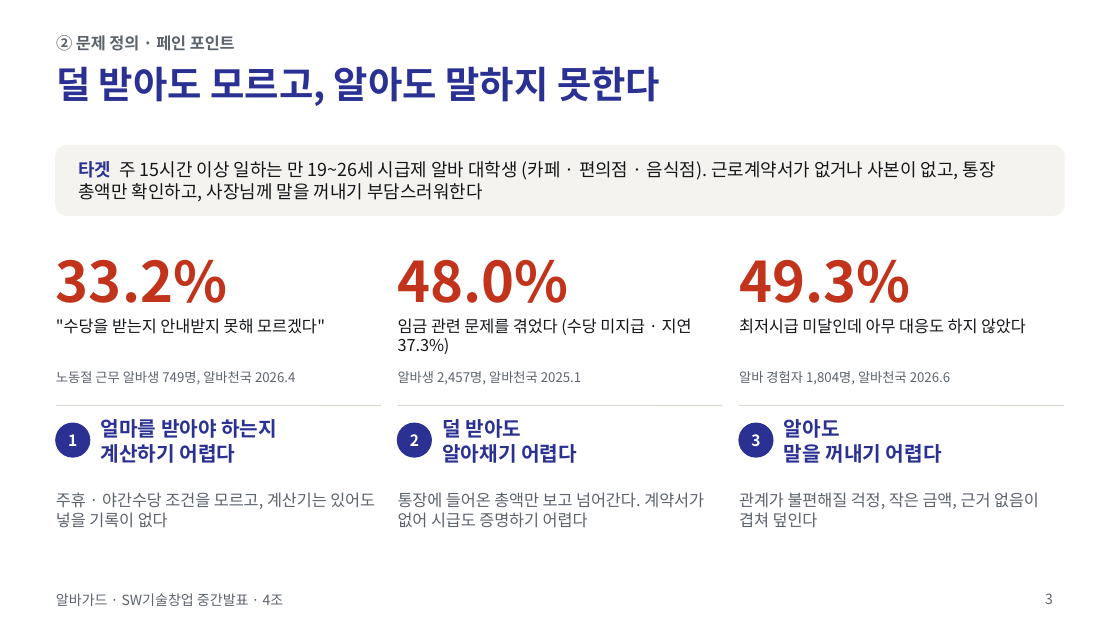
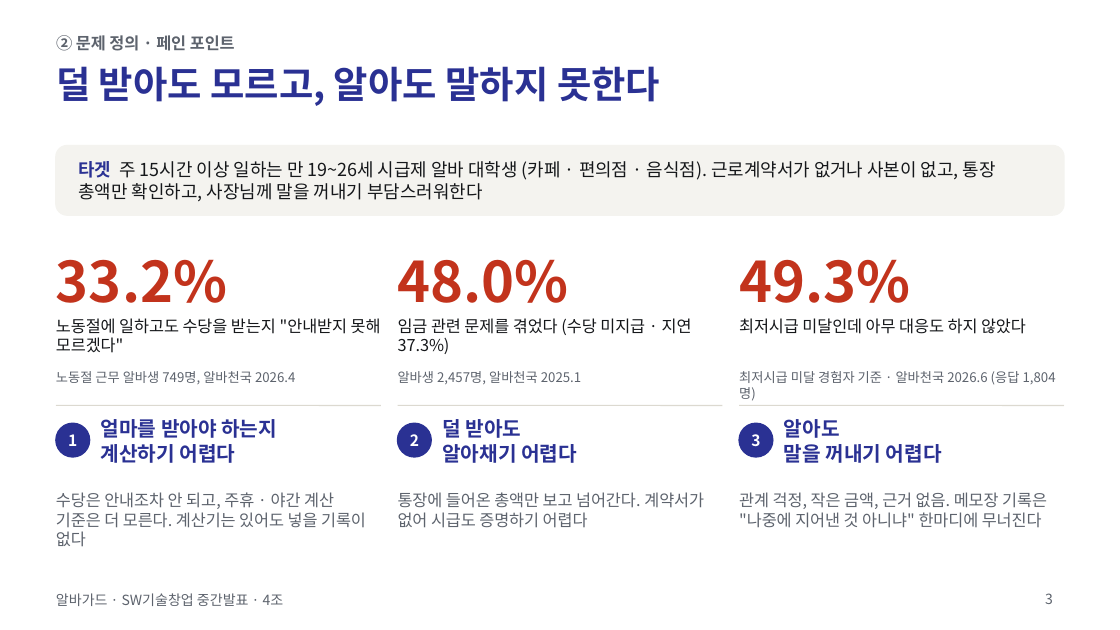
Before and after one commit to jihooni217/albaguard, a slide deck: slide 3 of docs/06_중간발표_PPT.pptx. Drawn at 1120x630 pixels with LibreOffice and Linux fonts; fonts in the diff are those of the drawing. Boxes give left, top, right and bottom in pixels: in the first picture for what was removed or moved away, otherwise in the second. Text is boxed around its words. In the diff, an @@ line names an element or a change of style, - is before the commit and + after.

```diff
--- a/docs/06_중간발표_PPT.pptx
+++ b/docs/06_중간발표_PPT.pptx
@@ text at (x1=56, y1=318, x2=381, y2=353): text changed @@
-"수당을 받는지 안내받지 못해 모르겠다"
+노동절에 일하고도 수당을 받는지 "안내받지 못해 모르겠다"
@@ text at (x1=739, y1=371, x2=1056, y2=385): text changed @@
-알바 경험자 1,804명, 알바천국 2026.6
+최저시급 미달 경험자 기준 · 알바천국 2026.6 (응답 1,804명)
@@ text at (x1=56, y1=492, x2=366, y2=547): text changed @@
-주휴 · 야간수당 조건을 모르고, 계산기는 있어도 넣을 기록이 없다
+수당은 안내조차 안 되고, 주휴 · 야간 계산 기준은 더 모른다. 계산기는 있어도 넣을 기록이 없다
@@ text at (x1=739, y1=492, x2=1047, y2=528): text changed @@
-관계가 불편해질 걱정, 작은 금액, 근거 없음이 겹쳐 덮인다
+관계 걱정, 작은 금액, 근거 없음. 메모장 기록은 "나중에 지어낸 것 아니냐" 한마디에 무너진다
```
Also in this commit, not shown: 14 other slides changed, 2 slides added, 1 slide removed, 12 other files.
